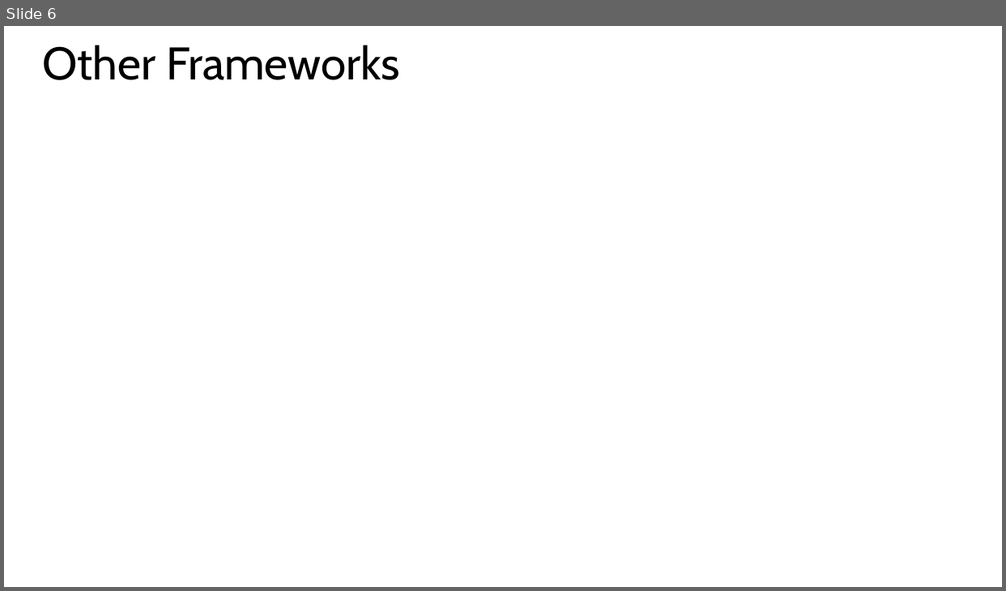
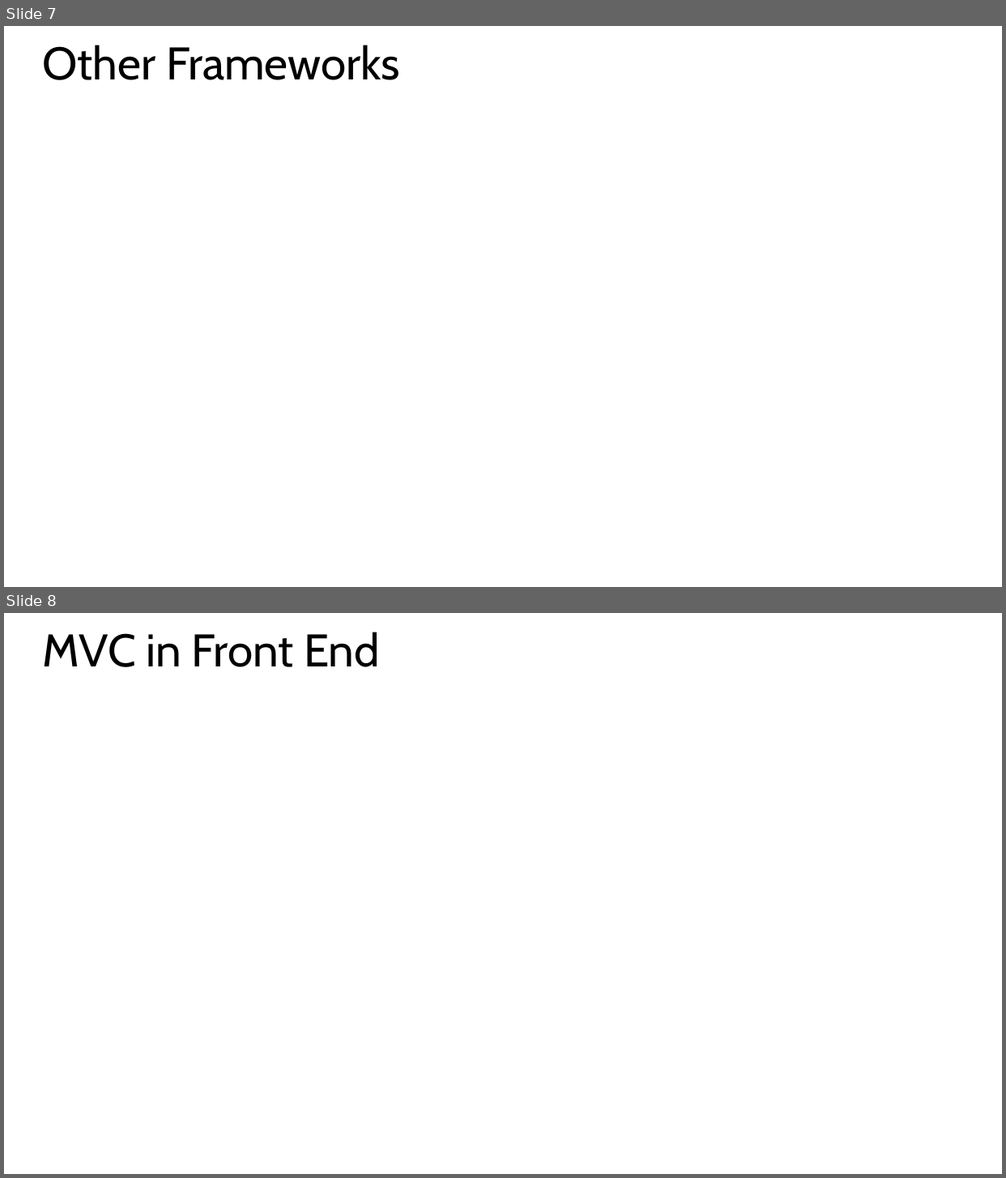
Before and after one commit to hwz/chirp, a slide deck: slides/module2.pptx. Shown one above the other, each under a label of ours: slide 6 before the commit, slides 7 and 8 after it. The pictures are 1006x591 and 1006x1178 pixels, drawn with LibreOffice and Linux fonts; fonts in the diff are those of the drawing. Boxes give left, top, right and bottom in pixels: in the first picture for what was removed or moved away, otherwise in the second. Text is boxed around its words. In the diff, an @@ line names an element or a change of style, - is before the commit and + after.

```diff
--- a/slides/module2.pptx
+++ b/slides/module2.pptx
@@ slide 8 added at bbox=[4, 613, 1002, 1174], background #FFFFFF @@
@@ title added at bbox=[43, 632, 380, 667], 44 pt, text #000000 @@
+MVC in Front End
@@ what was slide 6 is now slide 7 @@
```
Also in this commit, not shown: 1 slide changed, 15 other slides added, 2 slides removed, 5 other files.
